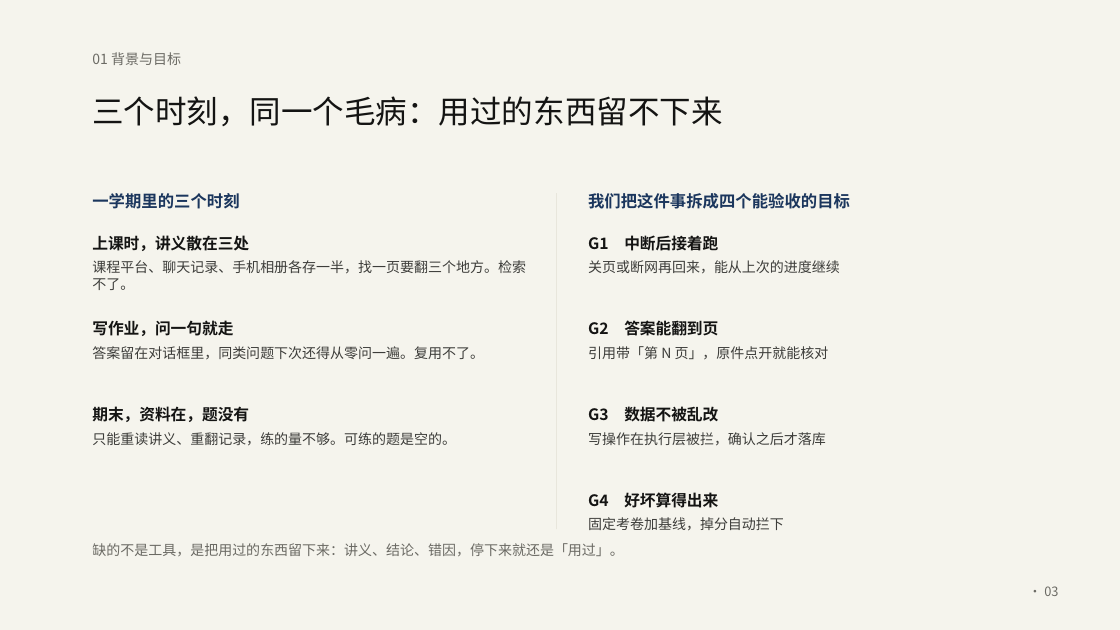
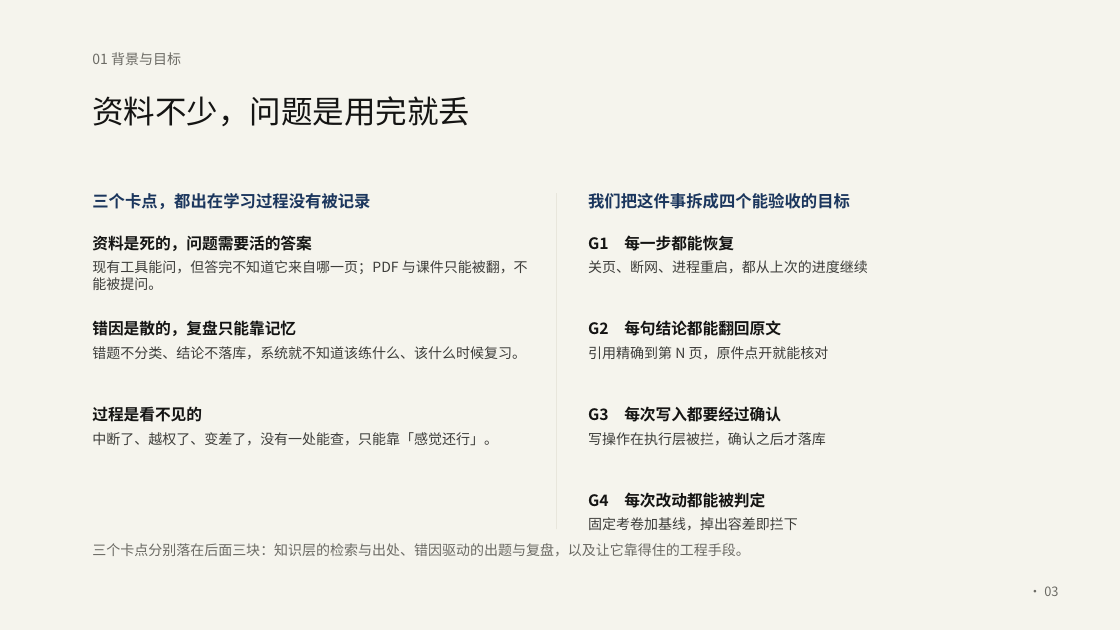
Before and after one commit to Baicaicn23/StudyGraph, a slide deck: slide 3 of docs/作品集/参赛/知迹答辩/知迹答辩.pptx. Drawn at 1120x630 pixels with LibreOffice and Linux fonts; fonts in the diff are those of the drawing. Boxes give left, top, right and bottom in pixels: in the first picture for what was removed or moved away, otherwise in the second. Text is boxed around its words. In the diff, an @@ line names an element or a change of style, - is before the commit and + after.

```diff
--- a/docs/作品集/参赛/知迹答辩/知迹答辩.pptx
+++ b/docs/作品集/参赛/知迹答辩/知迹答辩.pptx
@@ text at [92,96,470,126]: text changed @@
-三个时刻，同一个毛病：用过的东西留不下来
+资料不少，问题是用完就丢
@@ text at [92,193,370,209]: text changed @@
-一学期里的三个时刻
+三个卡点，都出在学习过程没有被记录
@@ text at [92,235,311,251]: text changed @@
-上课时，讲义散在三处
+资料是死的，问题需要活的答案
@@ text at [588,235,734,251]: text changed @@
-G1 中断后接着跑
+G1 每一步都能恢复
@@ text at [92,260,528,290]: text changed @@
-课程平台、聊天记录、手机相册各存一半，找一页要翻三个地方。检索不了。
+现有工具能问，但答完不知道它来自哪一页；PDF 与课件只能被翻，不能被提问。
@@ text at [588,260,868,273]: text changed @@
-关页或断网再回来，能从上次的进度继续
+关页、断网、进程重启，都从上次的进度继续
@@ text at [92,320,296,336]: text changed @@
-写作业，问一句就走
+错因是散的，复盘只能靠记忆
@@ text at [588,320,781,336]: text changed @@
-G2 答案能翻到页
+G2 每句结论都能翻回原文
@@ text at [92,346,526,360]: text changed @@
-答案留在对话框里，同类问题下次还得从零问一遍。复用不了。
+错题不分类、结论不落库，系统就不知道该练什么、该什么时候复习。
@@ text at [588,346,829,359]: text changed @@
-引用带「第 N 页」，原件点开就能核对
+引用精确到第 N 页，原件点开就能核对
@@ text at [92,406,202,422]: text changed @@
-期末，资料在，题没有
+过程是看不见的
@@ text at [588,406,781,422]: text changed @@
-G3 数据不被乱改
+G3 每次写入都要经过确认
@@ text at [92,432,498,446]: text changed @@
-只能重读讲义、重翻记录，练的量不够。可练的题是空的。
+中断了、越权了、变差了，没有一处能查，只能靠「感觉还行」。
@@ text at [588,492,765,508]: text changed @@
-G4 好坏算得出来
+G4 每次改动都能被判定
@@ text at [588,517,798,531]: text changed @@
-固定考卷加基线，掉分自动拦下
+固定考卷加基线，掉出容差即拦下
@@ text at [92,543,749,556]: text changed @@
-缺的不是工具，是把用过的东西留下来：讲义、结论、错因，停下来就还是「用过」。
+三个卡点分别落在后面三块：知识层的检索与出处、错因驱动的出题与复盘，以及让它靠得住的工程手段。
```
Also in this commit, not shown: 1 other slide changed, 2 other files.
